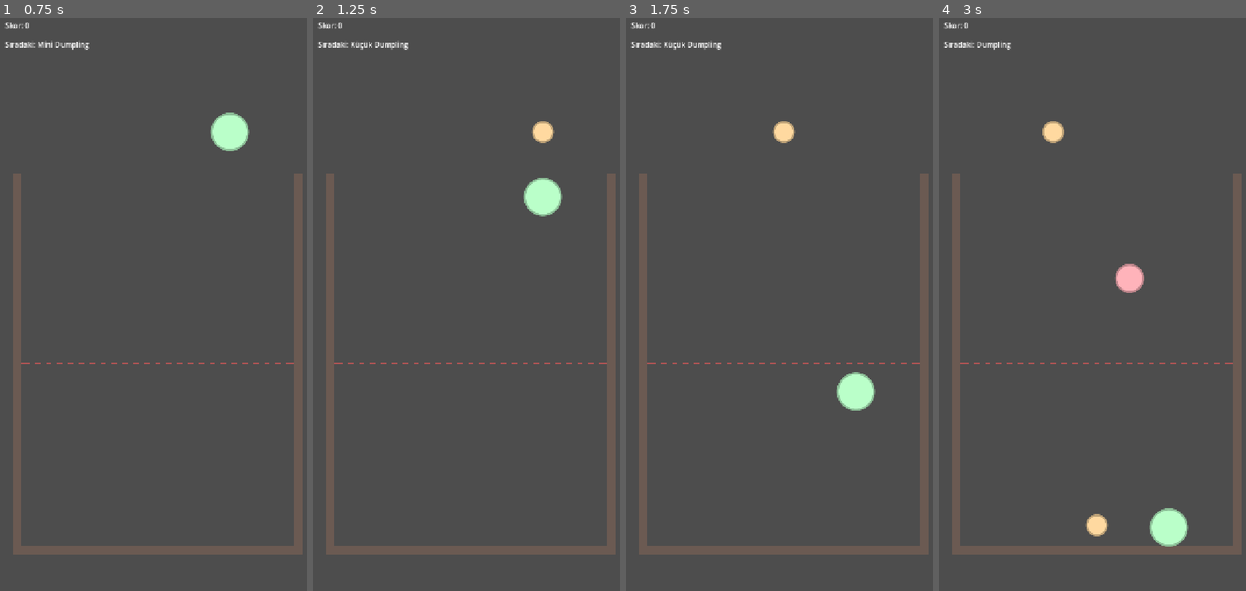
Above: before the commit, frames 1-4 (left to right).
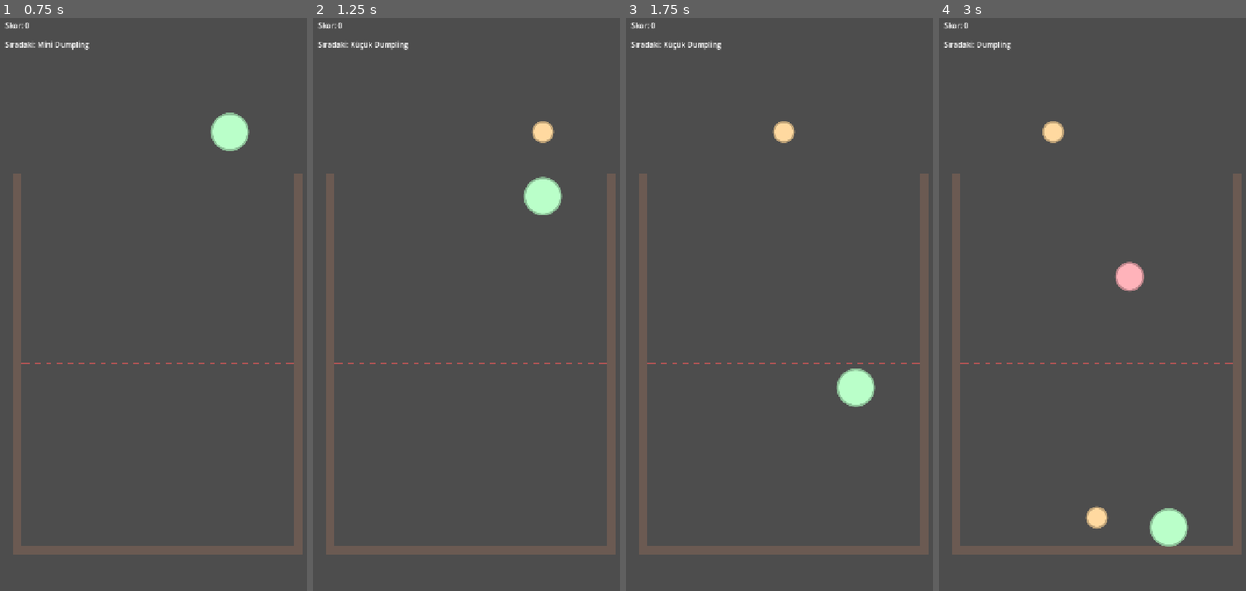
Above: after the commit, the same moments.

Repository: oguzhanbilgi/Squishy-Merge
Game: Godot game, scene res://scenes/main.tscn
The game is run twice, just before and just after one commit, with the same random seed, the same clock (stepped at 60 frames per second) and the same inputs.
Inputs (mouse positions are in pixels of both pictures, inside the frame that each line leads up to):
- Up to frame 1 (0.75 s): tap Enter at 0.5 s; move the mouse to (230, 270) at 0.52 s; click (230, 270) at 0.67 s
- Up to frame 2 (1.25 s): no input
- Up to frame 3 (1.75 s): drag from (718, 327) to (782, 361) at 1.27 s
- Up to frame 4 (3 s): move the mouse to (1129, 172) at 2.02 s; click (1129, 172) at 2.17 s; drag from (1080, 419) to (997, 212) at 2.77 s

Frame 1 is identical in both runs. In frame 2, less than 0.1% of the frame differs, in the area x 68-81%, y 27-35%; in frame 3, 0.3%; in frame 4, 0.4%, in the area x 47-67%, y 42-91%.

Commit message:
[M1] Çarpma bazlı squash-stretch ve fizik hissi ayarları
- Dumpling: her body_entered'da yaklaşma hızına orantılı squash (0.05-0.2
  sapma, 120 ms), 130 ms debounce, 60 px/s eşiği altındaki mikro temaslar
  yok sayılıyor. Yaklaşma hızı _physics_process'te önden tutuluyor; çarpma
  çözüldükten sonra linear_velocity zaten sönümlenmiş oluyor.
- DumplingVisual.play_squash artık genlik/süre parametreli; merge tam
  genlikte (1.2/0.8, 150 ms) kalıyor. Üst üste binen tween kesiliyor.
- PhysicsMaterial bounce 0.05 -> 0.12 (dead stop yerine yerleşme kıpırtısı)
- linear_damp 0.15, DAMP_MODE_REPLACE
- lock_rotation açıkça false (zaten default'tu) — serbest yuvarlanma

Co-Authored-By: Claude Opus 5 <noreply@anthropic.com>

Diff:
--- a/scripts/game/dumpling.gd
+++ b/scripts/game/dumpling.gd
@@ -2,8 +2,21 @@
 extends RigidBody2D
 ## Tek bir dumpling parçası. Aynı tier'daki iki dumpling çarpışınca
 ## merge_requested yayınlanır; birleştirmeyi GameBoard yürütür.
+## Her çarpmada hıza orantılı hafif bir squash-stretch oynar — "yapışma"
+## hissini kıran asıl şey bu (merge anındaki squash tek başına yetmiyor).
 
 signal merge_requested(a: Dumpling, b: Dumpling, point: Vector2)
+
+## Bu hızın altındaki temaslar squash tetiklemez (yerleşmiş yığındaki
+## sürekli mikro temaslar titreşim yaratmasın diye).
+const IMPACT_SPEED_MIN: float = 60.0
+## Bu hızda squash genliği tavana vurur.
+const IMPACT_SPEED_MAX: float = 900.0
+const IMPACT_SQUASH_MIN: float = 0.05
+const IMPACT_SQUASH_MAX: float = 0.2
+const IMPACT_SQUASH_DURATION: float = 0.12
+## Aynı parça bu süre içinde ikinci kez squash tetikleyemez.
+const IMPACT_DEBOUNCE: float = 0.13
 
 var tier: int = 1
 ## Merge kuyruğa alındıysa true — aynı kare içinde ikinci kez birleşmeyi önler.
@@ -11,6 +24,11 @@
 ## İlk çarpışmasını yaşadı mı? Taşma kontrolü sadece yerleşmiş parçaları sayar,
 ## yoksa drop çizgisinden geçen her parça yanlışlıkla taşma sayılır.
 var has_landed: bool = false
+
+## Çarpışma çözülmeden önceki hız. body_entered tetiklendiğinde linear_velocity
+## çoktan sönümlenmiş olabiliyor, o yüzden yaklaşma hızını ayrıca tutuyoruz.
+var _approach_speed: float = 0.0
+var _squash_cooldown: float = 0.0
 
 @onready var _shape: CollisionShape2D = $CollisionShape2D
 @onready var _visual: Node2D = $Visual
@@ -27,8 +45,17 @@
 
 	var material := PhysicsMaterial.new()
 	material.friction = 0.55
-	material.bounce = 0.05
+	# "Dead stop" yerine hafif bir yerleşme kıpırtısı — kauçuk top değil.
+	material.bounce = 0.12
 	physics_material_override = material
+
+	# Düşük damping: yüksek değer "yüzüyor" hissi veriyor.
+	linear_damp_mode = RigidBody2D.DAMP_MODE_REPLACE
+	linear_damp = 0.15
+
+	# Serbest dönüş açık kalmalı — parçaların yuvarlanıp boşluklara oturması
+	# "canlı" hissin büyük parçası.
+	lock_rotation = false
 
 	# Yarıçapla orantılı kütle — büyük tier'lar ağır hissetsin.
 	mass = TierConfig.radius(tier) * 0.05
@@ -37,12 +64,20 @@
 	body_entered.connect(_on_body_entered)
 
 
+func _physics_process(delta: float) -> void:
+	# Fizik adımı çözülmeden önceki hız: çarpma anındaki yaklaşma hızı bu.
+	_approach_speed = linear_velocity.length()
+	if _squash_cooldown > 0.0:
+		_squash_cooldown = maxf(0.0, _squash_cooldown - delta)
+
+
 func play_squash() -> void:
 	_visual.play_squash()
 
 
 func _on_body_entered(body: Node) -> void:
 	has_landed = true
+	_try_impact_squash()
 
 	if is_merging or tier >= TierConfig.MAX_TIER:
 		return
@@ -57,3 +92,14 @@
 	is_merging = true
 	other.is_merging = true
 	merge_requested.emit(self, other, (global_position + other.global_position) * 0.5)
+
+
+func _try_impact_squash() -> void:
+	if _squash_cooldown > 0.0:
+		return
+	var speed: float = maxf(_approach_speed, linear_velocity.length())
+	if speed < IMPACT_SPEED_MIN:
+		return
+	var t: float = clampf((speed - IMPACT_SPEED_MIN) / (IMPACT_SPEED_MAX - IMPACT_SPEED_MIN), 0.0, 1.0)
+	_squash_cooldown = IMPACT_DEBOUNCE
+	_visual.play_squash(lerpf(IMPACT_SQUASH_MIN, IMPACT_SQUASH_MAX, t), IMPACT_SQUASH_DURATION)
--- a/scripts/game/dumpling_visual.gd
+++ b/scripts/game/dumpling_visual.gd
@@ -3,6 +3,8 @@
 
 var radius: float = 20.0
 var fill_color: Color = Color.WHITE
+
+var _tween: Tween
 
 
 func setup(new_radius: float, new_color: Color) -> void:
@@ -16,11 +18,15 @@
 	draw_arc(Vector2.ZERO, radius, 0.0, TAU, 48, fill_color.darkened(0.25), 3.0, true)
 
 
-## Squash-stretch (GAME_DESIGN.md §1): 1.0 -> 0.8/1.2 -> 1.0, ~150ms.
-func play_squash() -> void:
+## Squash-stretch. Merge'de tam genlik (GAME_DESIGN.md §1: 1.0 -> 1.2/0.8 -> 1.0,
+## ~150 ms); çarpmada aynı tween'in hıza orantılı hafif versiyonu.
+func play_squash(amount: float = 0.2, duration: float = 0.15) -> void:
+	# Önceki squash hâlâ oynuyorsa kes — üst üste binince titreşim oluyor.
+	if _tween != null and _tween.is_valid():
+		_tween.kill()
 	scale = Vector2.ONE
-	var tween := create_tween()
-	tween.tween_property(self, "scale", Vector2(1.2, 0.8), 0.075) \
-		.set_trans(Tween.TRANS_QUAD).set_ease(Tween.EASE_OUT)
-	tween.tween_property(self, "scale", Vector2.ONE, 0.075) \
-		.set_trans(Tween.TRANS_BACK).set_ease(Tween.EASE_OUT)
+	var half: float = duration * 0.5
+	_tween = create_tween()
+	var squashed := Vector2(1.0 + amount, 1.0 - amount)
+	_tween.tween_property(self, "scale", squashed, half).set_trans(Tween.TRANS_QUAD).set_ease(Tween.EASE_OUT)
+	_tween.tween_property(self, "scale", Vector2.ONE, half).set_trans(Tween.TRANS_BACK).set_ease(Tween.EASE_OUT)
Not shown, changed: DEVLOG.md
